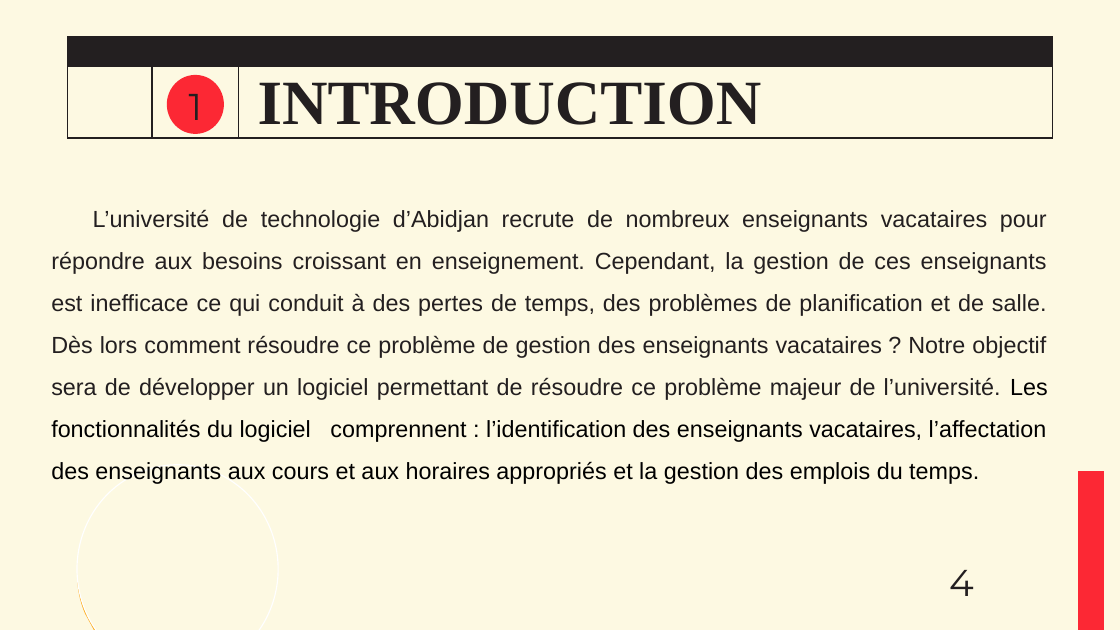
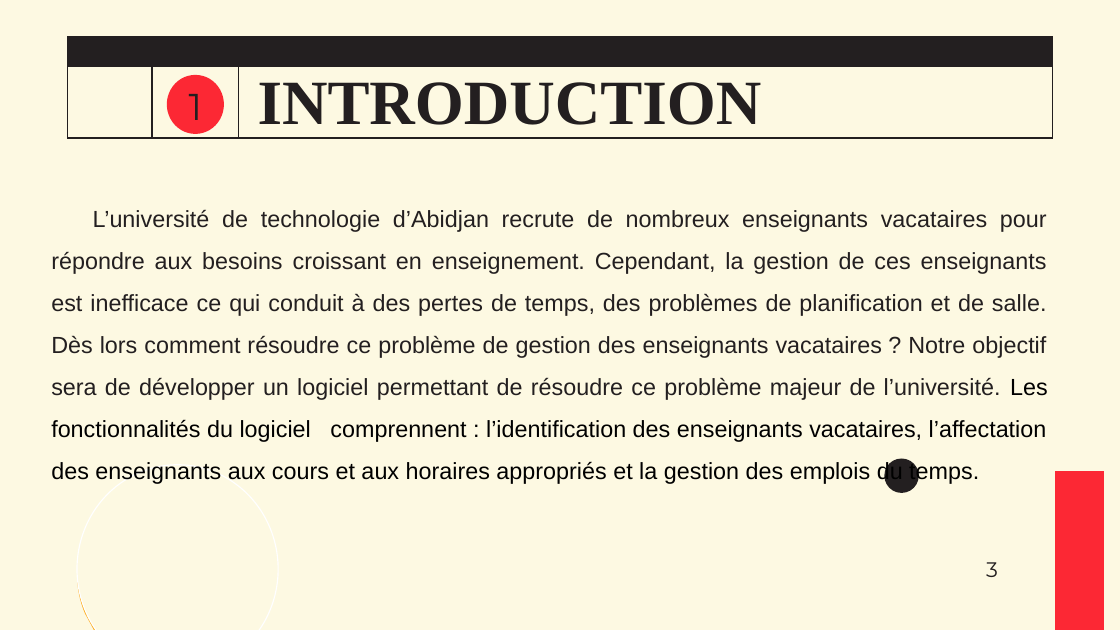
Before and after one commit to MisterPy15/GESTION_DES_ENSEIGNANT_VACATAIRES, a slide deck: slide 4 of PresentationFinal.pptx. Drawn at 1120x630 pixels with LibreOffice and Linux fonts; fonts in the diff are those of the drawing; background and template pictures are left out. Boxes give left, top, right and bottom in pixels: in the first picture for what was removed or moved away, otherwise in the second. Text is boxed around its words. In the diff, an @@ line names an element or a change of style, - is before the commit and + after.

```diff
--- a/PresentationFinal.pptx
+++ b/PresentationFinal.pptx
@@ rectangle removed at (x1=876, y1=143, x2=1077, y2=630) @@
@@ ellipse added at (x1=885, y1=459, x2=919, y2=493), fill #231F20 @@
@@ text added at (x1=986, y1=562, x2=998, y2=577), 18 pt, text #231F20 @@
+3
@@ page number removed at (x1=949, y1=570, x2=974, y2=596) @@
-4
```
Also in this commit, not shown: 14 other slides changed, 19 other files.
